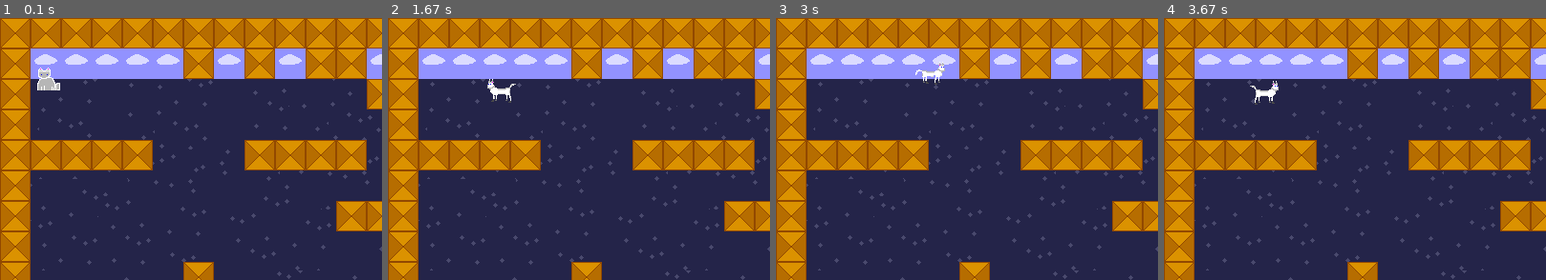
Above: before the commit, frames 1-4 (left to right).
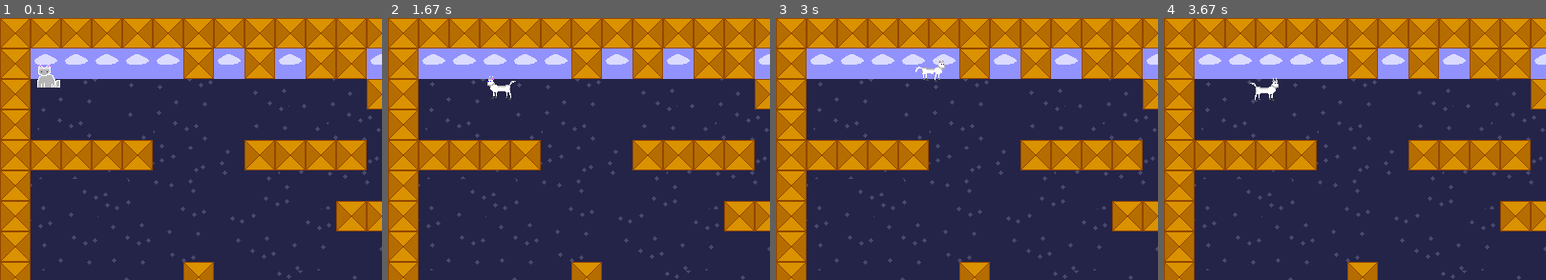
Above: after the commit, the same moments.

Repository: anokata/pythonPetProjects
Game: pygame game, started from platformer/pygametst.py
Same seed, same stepped clock (60 frames per second), same inputs: the game is played once before the commit and once after it.
Inputs:
- Up to frame 1 (0.1 s): no input
- Up to frame 2 (1.67 s): hold Right 0.33-0.8 s; hold Right 0.83-1.3 s; tap Space at 0.9, 1.2, 1.4 s; hold Left from 1.33 s (still down)
- Up to frame 3 (3 s): tap Space at 1.7, 1.97, 2.27, 2.4, 2.7 s; release Left at 1.87 s; hold Left 1.9-2.3 s; hold Right 2.33-2.97 s
- Up to frame 4 (3.67 s): hold Left 3-3.47 s; tap Space at 3.07, 3.37, 3.57 s; hold Right from 3.5 s (still down)
The pictures show only the part of the screen within x 0-50%, y 0-50%; the shares and areas given below are measured in that part.

The runs differ from the first frame. In frame 1, 0.2% of the frame differs, in the area x 9-16%, y 17-28%; in frame 2, 0.3%, in the area x 26-34%, y 22-33%; in frame 3, 0.2%; in frame 4, 0.3%.

Commit message:
сделал рисование по группам.

Diff:
--- a/platformer/pygametst.py
+++ b/platformer/pygametst.py
@@ -5,7 +5,9 @@
 import pyganim
 
 Sprite = pygame.sprite.Sprite
-entities = 0
+entities = None
+layerBg = None
+layerFg = None
 # делать игрока сначала базового не зависящего от движка.
 
 AnimDelay = 0.1 # скорость смены кадров
@@ -16,11 +18,37 @@
 AnimJump = ['catjr.png']
 AnimStand = ['cat3.png']
 
+#Камера. у неё есть свои размеры и положение. она не даёт выйти за пределы игроку - меняет положение, следит. Она преобразует данные в неё координаты объекта так чтобы они отображались на экране( вычесть координаты камеры)
+class Camera():
+
+    def __init__(self, w, h):
+        self.rect = pygame.Rect(0, 0, w, h)
+
+    def stalkAt(self, p):
+        """ Следить за """
+        self.rect.left = min(self.rect.left, p.rect.left)
+        self.rect.right = max(self.rect.right, p.rect.right)
+        self.rect.top = min(self.rect.top, p.rect.top)
+        self.rect.bottom = max(self.rect.bottom, p.rect.bottom)
+
+    def calc(self, o):
+        """ пересчитать координаты объекта на экран """
+        r = pygame.Rect(0, 0, 0, 0)
+        r.left = o.rect.left - self.rect.left
+        r.top = o.rect.top - self.rect.top
+        #r.left = o.rect.left - self.rect.left
+        #r.left = o.rect.left - self.rect.left
+        return r
+
+
 def makeSpriteXY(imgname, x, y):
     s = pygame.sprite.Sprite()
     s.image = img = pygame.image.load(imgname)
-    s.x = x * img.get_rect().size[0]
-    s.y = y * img.get_rect().size[1]
+    s.rect = img.get_rect()
+    w = s.rect.w
+    h = s.rect.h
+    s.rect.left = x * w
+    s.rect.top = y * h
     return s
 
 class Tiled():
@@ -52,6 +80,8 @@
         pass
 
 class pgPlayer(Player, pygame.sprite.Sprite):
+    rect = pygame.Rect(0,0,0,0)
+
     def __init__(self, x, y):
         pygame.sprite.Sprite.__init__(self)
         self.standimg = pygame.image.load('cat2.png')
@@ -149,10 +179,11 @@
                     self.rect.top = p.rect.bottom # то не движется вверх
                     self.dy = 0                 # и энергия прыжка пропадает
 
-    def draw(self):
-        screen.blit(self.image, (self.rect.x ,self.rect.y + 3))
+    #def draw(self):
+        #screen.blit(self.image, (self.rect.x ,self.rect.y + 3))
 
 class Block(pygame.sprite.Sprite): # base class for sprites?
+    rect = 0
     def __init__(self, x, y, imgname=''):
         Sprite.__init__(self)
         self.image = pygame.image.load('block0.png')
@@ -161,8 +192,8 @@
         self.rect = pygame.Rect(x, y, self.image.get_rect().size[0],
                          self.image.get_rect().size[1])
 
-    def draw(self):
-        screen.blit(self.image, (self.rect.x, self.rect.y))
+    #def draw(self):
+        #screen.blit(self.image, (self.rect.x, self.rect.y))
 
 def mechanic(dt):
     handleEvent('mechanic', dt)
@@ -174,10 +205,11 @@
 player = pgPlayer(32, 32)
 bgSurface = None
 screen = 0
-mainDrawnings = list()
 collided = list()
 gravity = 0.2
+cam = Camera(200, 200)
 #http://www.pygame.org/docs/ref/key.html
+
 def main():
     pygame.init()
     global screen
@@ -196,25 +228,24 @@
     setEventHandler('mainRun', 'keyUp', keyUp)
     setEventHandler('mainRun', 'mechanic', player.moveSide)
 
-    global mainDrawnings, collided
+    global collided, cam, entities, layerBg, layerFg
     mp = list()
+    entities = pygame.sprite.Group()
+    layerBg = pygame.sprite.Group()
+    layerFg = pygame.sprite.Group()
+
     for x in range(30):
         mp += [(x,15)]
     m = Tiled('ground1.png', mp)
-    mainDrawnings += [m]
+    for x in m.tiles:
+        layerBg.add(x)
 
     mp = list()
     for x in range(140):
         mp += [(x,1)]
     m = Tiled('sky0.png', mp)
-    mainDrawnings += [m]
-
-    entities = pygame.sprite.Group()
-    for x in range(10):
-        b = Block(x*32, 300)
-        #mainDrawnings += [b]
-        #collided += [b]
-        #entities.add(b)
+    for x in m.tiles:
+        layerBg.add(x)
 
     lev= ["xxxxxxxxxxxxxxxxxxxxxxxxx",
           "x-----x-x-xx-------x----x",
@@ -238,11 +269,11 @@
         for y in range(len(lev[0])):
             if lev[x][y] == 'x':
                 b = Block(y*32, x*32,)
-                mainDrawnings += [b]
                 collided += [b]
                 entities.add(b)
 
-    entities.add(player)
+    layerFg.add(player)
+    #cam = Camera(200, 200)
 
     isExit = False
     while not isExit:
@@ -278,12 +309,15 @@
 
 def drawMain():
     screen.blit(bgSurface.image, (0, 0))
-    for x in mainDrawnings:
-        x.draw()
-    player.draw()
-    #global entities
-    #if entities:
-    #    entities.draw(screen)
+    #player.draw(screen)
+    #player.draw()
+    global entities, layerBg, layerFg
+    if layerBg != None:
+        layerBg.draw(screen)
+    if entities != None:
+        entities.draw(screen)
+    if layerFg != None:
+        layerFg.draw(screen)
     pygame.display.update()
 
 if __name__ == "__main__":
Not shown, added: platformer/.pygametst.py.swp
